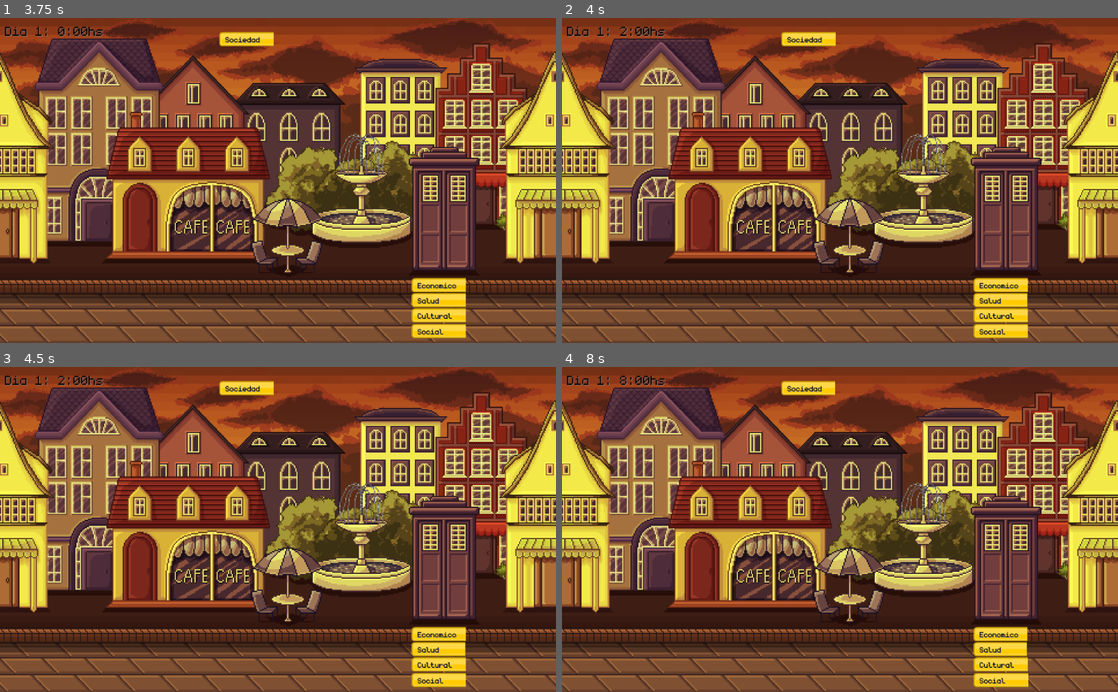
Above: before the commit, frames 1-4 (two rows, left to right).
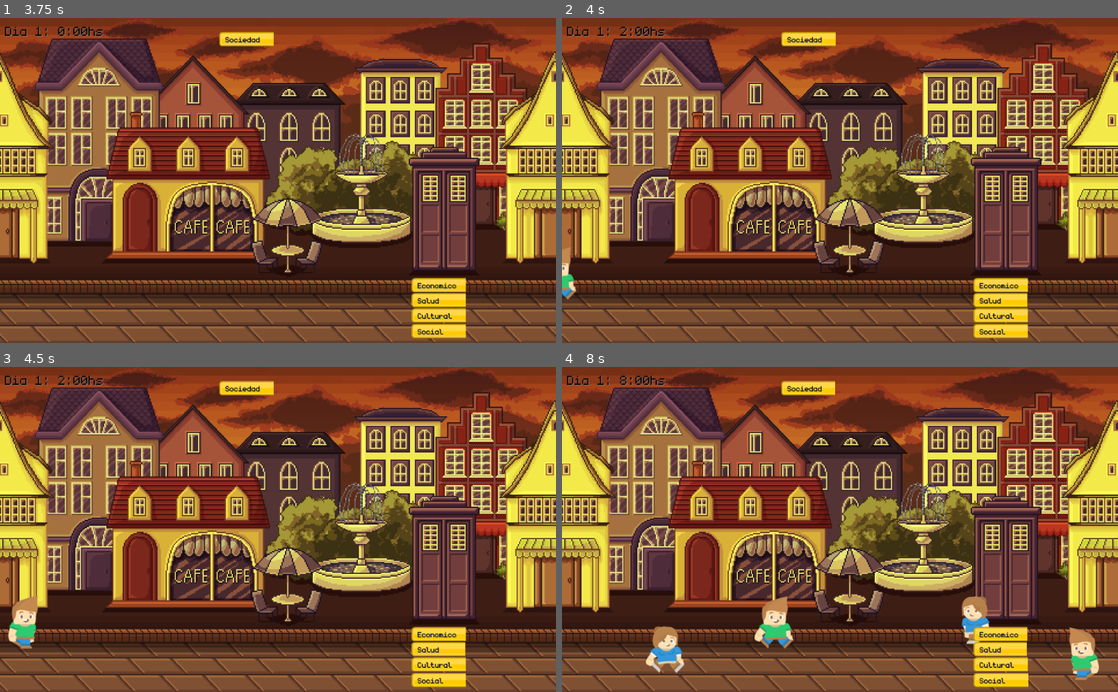
Above: after the commit, the same moments.

Repository: compumundohipermegaredUNQ/SimCovid-21
Game: Godot game, scene res://Main.tscn
Same seed, same stepped clock (60 frames per second), same inputs: the game is played once before the commit and once after it.
Inputs (mouse positions are in pixels of both pictures, inside the frame that each line leads up to):
- Up to frame 1 (3.75 s): click (311, 235) at 0.5 s; click (244, 235) at 1.25 s; click (311, 235) at 2 s; click (244, 235) at 2.75 s; click (311, 235) at 3.5 s
- Up to frame 2 (4 s): no input
- Up to frame 3 (4.5 s): no input
- Up to frame 4 (8 s): click (806, 584) at 7.25 s

Frame 1 is identical in both runs. In frame 2, 0.3% of the frame differs, in the area x 0-3%, y 70-87%; in frame 3, 0.6%; in frame 4, 2.5%, in the area x 15-97%, y 70-97%.

Commit message:
Primera iteracion personas

Diff:
--- a/Main.tscn
+++ b/Main.tscn
@@ -1,10 +1,11 @@
-[gd_scene load_steps=6 format=2]
+[gd_scene load_steps=7 format=2]
 
 [ext_resource path="res://assets/City/City4.png" type="Texture" id=1]
 [ext_resource path="res://src/Main.gd" type="Script" id=2]
 [ext_resource path="res://src/Bar/HealthBarGroup.tscn" type="PackedScene" id=3]
 [ext_resource path="res://src/Clock/Clock.tscn" type="PackedScene" id=4]
 [ext_resource path="res://src/DeckOfCards/DeckOfCards.tscn" type="PackedScene" id=5]
+[ext_resource path="res://src/City/Pedestrians/PedestrianSpawner.tscn" type="PackedScene" id=6]
 
 [node name="Main" type="Node"]
 script = ExtResource( 2 )
@@ -25,6 +26,7 @@
 autostart = true
 
 [node name="HealthBarGroup" parent="." instance=ExtResource( 3 )]
+z_index = 10
 
 [node name="Clock" parent="." instance=ExtResource( 4 )]
 seconds_per_day = 5.0
@@ -32,3 +34,6 @@
 [node name="DeckOfCards" parent="." instance=ExtResource( 5 )]
 position = Vector2( 524, 260 )
 scale = Vector2( 1, 1 )
+
+[node name="PedestrianSpawner" parent="." instance=ExtResource( 6 )]
+position = Vector2( 3.05176e-05, -3.05176e-05 )
--- a/src/Card/CardBase.tscn
+++ b/src/Card/CardBase.tscn
@@ -33,6 +33,7 @@
 [node name="Card" type="Sprite" parent="."]
 position = Vector2( 653.301, 460.151 )
 scale = Vector2( 0.318138, 0.318138 )
+z_index = 20
 texture = ExtResource( 5 )
 
 [node name="CheckButton" type="TextureButton" parent="Card"]
@@ -115,7 +116,6 @@
 text = "Limitar Comercios"
 align = 1
 valign = 1
-percent_visible = -0.0625
 __meta__ = {
 "_edit_use_anchors_": false
 }
--- /dev/null
+++ b/src/City/Pedestrians/Pedestrian.gd
@@ -0,0 +1,42 @@
+extends AnimatedSprite
+
+export (float) var speed = 100
+
+var rng
+var animations
+var direction = 1
+
+func initialize():
+	rng = RandomNumberGenerator.new()
+	animations = ["male_walk", "female_walk"]
+
+func _move_to_right():
+	direction = 1
+	self.flip_h = 0
+
+func _move_to_left():
+	direction = -1
+	self.flip_h = 1
+
+func _process(delta):
+	position.x += direction * speed * delta
+
+func set_male_animation():
+	self.play("male_walk")
+
+func set_female_animation():
+	self.play("female_walk")
+
+func set_zombie_animation():
+	self.play("zombie_walk")
+
+func set_random_animation():
+	randomize()
+	self.play(animations[randi() % animations.size()])
+
+func set_position_and_movement_direction(pos:Vector2):
+	position = pos
+	if pos.x > 0:
+		_move_to_left()
+	else:
+		_move_to_right()
--- /dev/null
+++ b/src/City/Pedestrians/Pedestrian.tscn
@@ -0,0 +1,34 @@
+[gd_scene load_steps=9 format=2]
+
+[ext_resource path="res://assets/Pedestrians/Zombie/zombie_walk1.png" type="Texture" id=1]
+[ext_resource path="res://assets/Pedestrians/Zombie/zombie_walk2.png" type="Texture" id=2]
+[ext_resource path="res://assets/Pedestrians/Male/male_walk2.png" type="Texture" id=3]
+[ext_resource path="res://assets/Pedestrians/Male/male_walk1.png" type="Texture" id=4]
+[ext_resource path="res://assets/Pedestrians/Female/female_walk2.png" type="Texture" id=5]
+[ext_resource path="res://assets/Pedestrians/Female/female_walk1.png" type="Texture" id=6]
+[ext_resource path="res://src/City/Pedestrians/Pedestrian.gd" type="Script" id=7]
+
+[sub_resource type="SpriteFrames" id=1]
+animations = [ {
+"frames": [ ExtResource( 6 ), ExtResource( 5 ) ],
+"loop": true,
+"name": "female_walk",
+"speed": 3.0
+}, {
+"frames": [ ExtResource( 1 ), ExtResource( 2 ) ],
+"loop": true,
+"name": "zombie_walk",
+"speed": 3.0
+}, {
+"frames": [ ExtResource( 4 ), ExtResource( 3 ) ],
+"loop": true,
+"name": "male_walk",
+"speed": 3.0
+} ]
+
+[node name="Pedestrian" type="AnimatedSprite"]
+position = Vector2( -47.9458, 471.967 )
+frames = SubResource( 1 )
+animation = "male_walk"
+playing = true
+script = ExtResource( 7 )
--- /dev/null
+++ b/src/City/Pedestrians/PedestrianSpawner.gd
@@ -0,0 +1,30 @@
+extends Node2D
+
+export (PackedScene) var PedestrianScene
+
+onready var rng = RandomNumberGenerator.new()
+onready var screenSize = get_viewport().get_visible_rect().size
+onready var min_y_position = screenSize.y * 0.76
+onready var max_y_position = screenSize.y * 0.9
+onready var x_positions = [screenSize.x + 40, -10.0]
+
+var timer
+var main
+
+func initialize(main_timer:Timer, main_node:Node):
+	timer = main_timer
+	main = main_node
+	timer.connect("timeout", self, "spawn_pedestrian")
+
+func spawn_pedestrian():
+	var person = PedestrianScene.instance()
+	person.initialize()
+	person.set_random_animation()
+	person.set_position_and_movement_direction(get_random_position())
+	main.add_child(person)
+
+func get_random_position() -> Vector2:
+	randomize()
+	var y_position = rng.randf_range(min_y_position, max_y_position)
+	var x_position = x_positions[randi() % x_positions.size()]
+	return Vector2(x_position, y_position)
--- /dev/null
+++ b/src/City/Pedestrians/PedestrianSpawner.tscn
@@ -0,0 +1,8 @@
+[gd_scene load_steps=3 format=2]
+
+[ext_resource path="res://src/City/Pedestrians/Pedestrian.tscn" type="PackedScene" id=1]
+[ext_resource path="res://src/City/Pedestrians/PedestrianSpawner.gd" type="Script" id=2]
+
+[node name="PedestrianSpawner" type="Node2D"]
+script = ExtResource( 2 )
+PedestrianScene = ExtResource( 1 )
--- a/src/Main.gd
+++ b/src/Main.gd
@@ -3,6 +3,7 @@
 onready var timer = $Timer
 onready var healt_bar_group = $HealthBarGroup
 onready var clock = $Clock
+onready var pedestrian_spawner = $PedestrianSpawner
 
 func _ready():
 	DeckOfCards.initialize(self, timer)
@@ -14,6 +15,7 @@
 	# Esto eventualmente se elegirá desde el menú antes de arrancar
 	healt_bar_group.initialize(timer, clock, multipliers)
 	clock.set_seconds_per_day(15)
+	pedestrian_spawner.initialize(timer, self)
 
 func set_multipliers(multipliers):
 	healt_bar_group.set_multipliers(multipliers)
Binary file removed: assets/Bar/white_square_64x64.png
Binary file added: assets/Pedestrians/Female/female_walk1.png
Not shown, changed: assets/Pedestrians/Female/female_walk1.png.import
Binary file added: assets/Pedestrians/Female/female_walk2.png
Not shown, added: assets/Pedestrians/Female/female_walk2.png.import
Binary file added: assets/Pedestrians/Male/male_walk1.png
Not shown, added: assets/Pedestrians/Male/male_walk1.png.import
Binary file added: assets/Pedestrians/Male/male_walk2.png
Not shown, added: assets/Pedestrians/Male/male_walk2.png.import
Binary file added: assets/Pedestrians/Zombie/zombie_walk1.png
Not shown, added: assets/Pedestrians/Zombie/zombie_walk1.png.import
Binary file added: assets/Pedestrians/Zombie/zombie_walk2.png
(and 1 more such lines)
